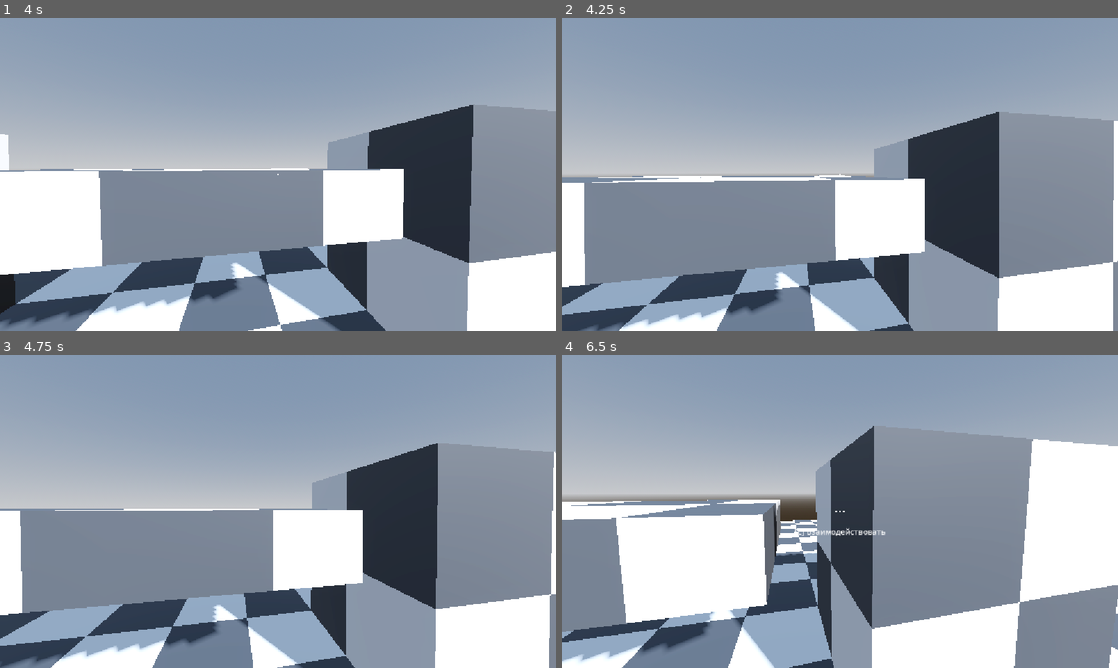
Above: before the commit, frames 1-4 (two rows, left to right).
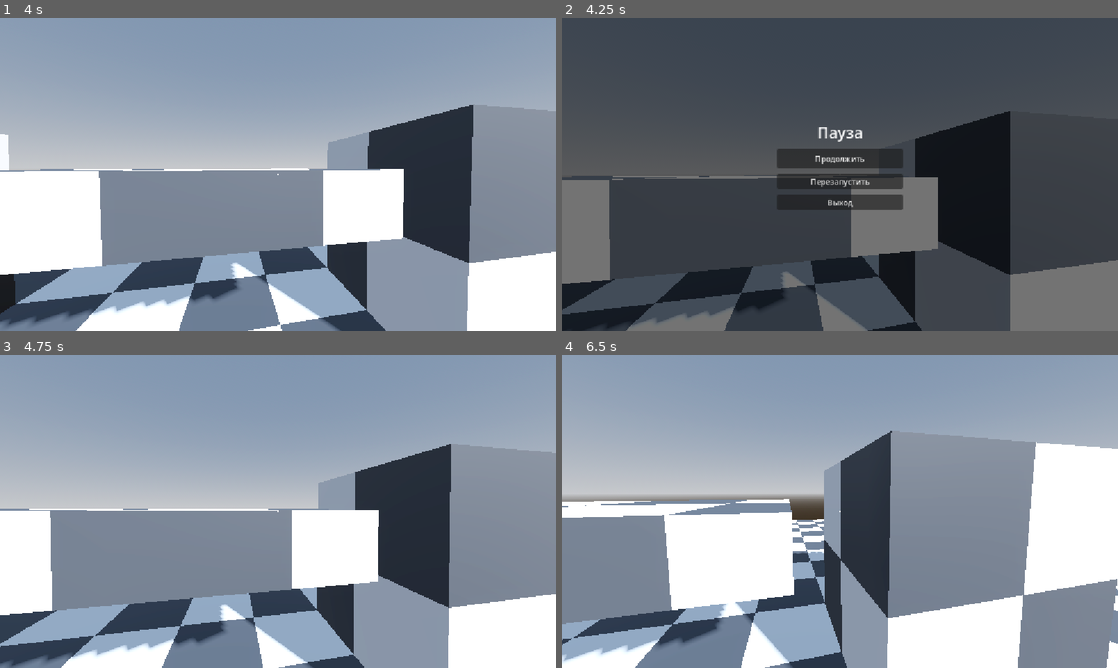
Above: after the commit, the same moments.

Repository: Tunwell1/test-game
Game: Godot game, scene res://main.tscn
The game is run twice, just before and just after one commit, with the same random seed, the same clock (stepped at 60 frames per second) and the same inputs.
Inputs (mouse positions are in pixels of both pictures, inside the frame that each line leads up to):
- Up to frame 1 (4 s): tap Enter at 0.5 s; move the mouse to (305, 174) at 0.52 s; hold W (move_forward) from 0.53 s (still down); tap E (interact) at 0.6, 1.55, 2.1, 3.05, 3.6 s; tap Space (jump) at 0.77, 1.52, 3.02, 3.77 s; move the mouse to (250, 174) at 1.27 s; tap Ctrl (crouch) at 1.35 s; move the mouse to (289, 168) at 2.02 s; move the mouse to (272, 180) at 2.77 s; tap Shift (sprint) at 2.85 s; move the mouse to (316, 177) at 3.52 s
- Up to frame 2 (4.25 s): keep holding W (move_forward); tap Escape (ui_cancel) at 4.15 s
- Up to frame 3 (4.75 s): release W (move_forward) at 4.25 s; click (278, 495) at 4.25 s, where only the run after the commit has a clickable "Продолжить"
- Up to frame 4 (6.5 s): move the mouse to (795, 508) at 5.02 s; hold W (move_forward) from 5.03 s (still down); tap Ctrl (crouch) at 5.1 s; tap Space (jump) at 5.27 s; tap E (interact) at 5.3, 5.85 s; move the mouse to (845, 511) at 5.77 s

Frame 1 is identical in both runs. In frame 2, 100% of the frame differs, in the area x 0-100%, y 0-100%; in frame 3, 9.0%; in frame 4, 14%.

Commit message:
Raise step height and add pause menu and collision layers

Diff:
--- a/main.tscn
+++ b/main.tscn
@@ -68,6 +68,7 @@
 shape = SubResource("BoxShape_floor")
 
 [node name="BoxLeft" type="StaticBody3D" parent="."]
+collision_layer = 4
 transform = Transform3D(1, 0, 0, 0, 1, 0, 0, 0, 1, -3, 1, -4)
 script = ExtResource("3_interact")
 
@@ -78,6 +79,7 @@
 shape = SubResource("BoxShape_box")
 
 [node name="BoxRight" type="StaticBody3D" parent="."]
+collision_layer = 4
 transform = Transform3D(1, 0, 0, 0, 1, 0, 0, 0, 1, 3, 1, -4)
 script = ExtResource("3_interact")
 
--- /dev/null
+++ b/pause_menu.gd
@@ -0,0 +1,67 @@
+extends CanvasLayer
+
+## Меню паузы: ESC ставит игру на паузу и освобождает мышь.
+
+var panel: Control
+
+func _ready() -> void:
+	process_mode = Node.PROCESS_MODE_ALWAYS
+	layer = 10
+
+	panel = Control.new()
+	panel.set_anchors_preset(Control.PRESET_FULL_RECT)
+	add_child(panel)
+
+	var dim := ColorRect.new()
+	dim.color = Color(0, 0, 0, 0.55)
+	dim.set_anchors_preset(Control.PRESET_FULL_RECT)
+	panel.add_child(dim)
+
+	var box := VBoxContainer.new()
+	box.set_anchors_preset(Control.PRESET_CENTER)
+	box.offset_left = -130.0
+	box.offset_right = 130.0
+	box.offset_top = -110.0
+	box.offset_bottom = 110.0
+	box.add_theme_constant_override("separation", 12)
+	panel.add_child(box)
+
+	var title := Label.new()
+	title.text = "Пауза"
+	title.horizontal_alignment = HORIZONTAL_ALIGNMENT_CENTER
+	title.add_theme_font_size_override("font_size", 32)
+	box.add_child(title)
+
+	var resume := Button.new()
+	resume.text = "Продолжить"
+	resume.custom_minimum_size = Vector2(240, 40)
+	resume.size_flags_horizontal = Control.SIZE_EXPAND_FILL
+	resume.pressed.connect(_set_paused.bind(false))
+	box.add_child(resume)
+
+	var restart := Button.new()
+	restart.text = "Перезапустить"
+	restart.pressed.connect(func():
+		get_tree().paused = false
+		get_tree().reload_current_scene())
+	box.add_child(restart)
+
+	var quit := Button.new()
+	quit.text = "Выход"
+	quit.pressed.connect(func(): get_tree().quit())
+	box.add_child(quit)
+
+	_set_paused(false)
+
+func _unhandled_input(event: InputEvent) -> void:
+	if event.is_action_pressed("ui_cancel"):
+		_set_paused(not get_tree().paused)
+		get_viewport().set_input_as_handled()
+	elif not get_tree().paused and event is InputEventMouseButton and event.pressed \
+			and Input.mouse_mode != Input.MOUSE_MODE_CAPTURED:
+		Input.mouse_mode = Input.MOUSE_MODE_CAPTURED
+
+func _set_paused(value: bool) -> void:
+	get_tree().paused = value
+	panel.visible = value
+	Input.mouse_mode = Input.MOUSE_MODE_VISIBLE if value else Input.MOUSE_MODE_CAPTURED
--- a/player.gd
+++ b/player.gd
@@ -15,6 +15,9 @@
 @export var air_accel: float = 12.0
 @export var air_friction: float = 3.0
 
+@export_group("Подъём на ступеньки")
+@export_range(0.1, 1.0, 0.05) var step_height: float = 0.65
+
 @export_group("Прыжок и гравитация")
 @export var jump_height: float = 1.1
 @export var coyote_time: float = 0.1
@@ -69,6 +72,7 @@
 var stamina_regen_timer: float = 0.0
 var exhausted: bool = false
 var land_offset: float = 0.0
+var step_offset: float = 0.0
 var land_vel: float = 0.0
 var land_pitch: float = 0.0
 var bob_y: float = 0.0
@@ -120,15 +124,7 @@
 	Input.mouse_mode = Input.MOUSE_MODE_CAPTURED
 
 func _unhandled_input(event: InputEvent) -> void:
-	if event.is_action_pressed("ui_cancel") or (event is InputEventKey and event.pressed and event.physical_keycode == KEY_ESCAPE):
-		if Input.mouse_mode == Input.MOUSE_MODE_CAPTURED:
-			Input.mouse_mode = Input.MOUSE_MODE_VISIBLE
-		else:
-			Input.mouse_mode = Input.MOUSE_MODE_CAPTURED
-
-	if event is InputEventMouseButton and event.pressed and Input.mouse_mode != Input.MOUSE_MODE_CAPTURED:
-		Input.mouse_mode = Input.MOUSE_MODE_CAPTURED
-
+	# Пауза и ESC обрабатываются в pause_menu.gd
 	if event is InputEventMouseMotion and Input.mouse_mode == Input.MOUSE_MODE_CAPTURED:
 		rotate_y(-event.relative.x * mouse_sensitivity)
 		head.rotate_x(-event.relative.y * mouse_sensitivity)
@@ -148,6 +144,7 @@
 	_handle_footsteps(delta)
 	_process_interaction()
 	fall_speed = velocity.y
+	_try_step_up(delta)
 	move_and_slide()
 	_check_landing()
 
@@ -294,9 +291,39 @@
 		bob_phase = 0.0
 		bob_y = lerpf(bob_y, 0.0, delta * 10.0)
 		bob_node.position.x = lerpf(bob_node.position.x, 0.0, delta * 10.0)
-	bob_node.position.y = bob_y + land_offset
+	bob_node.position.y = bob_y + land_offset + step_offset
+
+# Подъём на ступеньки: приподнимаем тело, если препятствие ниже step_height
+func _try_step_up(delta: float) -> void:
+	if not is_on_floor() or velocity.y > 0.1:
+		return
+	var h := Vector3(velocity.x, 0.0, velocity.z)
+	if h.length() < 0.1:
+		return
+	# Проба вперёд минимум 0.1 м, чтобы заметить ступеньку заранее
+	var motion := h.normalized() * maxf(h.length() * delta, 0.1)
+	var xf := global_transform
+	if not test_move(xf, motion):
+		return
+	var up := Vector3.UP * step_height
+	if test_move(xf, up):
+		return
+	var raised := xf.translated(up)
+	if test_move(raised, motion):
+		return
+	var col := KinematicCollision3D.new()
+	if not test_move(raised.translated(motion), -up, col):
+		return
+	if col.get_normal().angle_to(Vector3.UP) > floor_max_angle:
+		return
+	var gained := step_height + col.get_travel().y
+	if gained < 0.01:
+		return
+	global_position.y += gained
+	step_offset -= gained
 
 func _apply_camera_feel(delta: float) -> void:
+	step_offset = lerpf(step_offset, 0.0, delta * 12.0)
 	# Пружина приземления: резкий толчок вниз с затухающим отскоком
 	land_vel += (-land_spring * land_offset - land_damping * land_vel) * delta
 	land_offset += land_vel * delta
--- a/player.tscn
+++ b/player.tscn
@@ -3,6 +3,7 @@
 [ext_resource type="Script" path="res://player.gd" id="1_script"]
 
 [ext_resource type="Script" path="res://hud.gd" id="2_hud"]
+[ext_resource type="Script" path="res://pause_menu.gd" id="3_pause"]
 
 [sub_resource type="CapsuleShape3D" id="CapsuleShape3D_1"]
 radius = 0.4
@@ -12,6 +13,8 @@
 radius = 0.35
 
 [node name="Player" type="CharacterBody3D"]
+collision_layer = 2
+collision_mask = 5
 floor_snap_length = 0.2
 script = ExtResource("1_script")
 
@@ -23,6 +26,7 @@
 transform = Transform3D(1, 0, 0, 0, 1, 0, 0, 0, 1, 0, 1.6, 0)
 
 [node name="CameraBoom" type="SpringArm3D" parent="Head"]
+collision_mask = 5
 spring_length = 0.6
 
 [node name="Camera3D" type="Camera3D" parent="Head/CameraBoom"]
@@ -30,6 +34,7 @@
 fov = 75.0
 
 [node name="InteractRay" type="RayCast3D" parent="Head/CameraBoom/Camera3D"]
+collision_mask = 4
 target_position = Vector3(0, 0, -2)
 enabled = true
 
@@ -41,6 +46,9 @@
 [node name="HUD" type="CanvasLayer" parent="."]
 script = ExtResource("2_hud")
 
+[node name="PauseMenu" type="CanvasLayer" parent="."]
+script = ExtResource("3_pause")
+
 [node name="FootstepAudio" type="AudioStreamPlayer3D" parent="."]
 unit_db = 0.0
 max_distance = 10.0
--- a/project.godot
+++ b/project.godot
@@ -63,6 +63,12 @@
 ]
 }
 
+[layer_names]
+
+3d_physics/layer_1="world"
+3d_physics/layer_2="player"
+3d_physics/layer_3="interactable"
+
 [physics]
 
 3d/physics_engine="Jolt Physics"
Not shown, added: pause_menu.gd.uid
